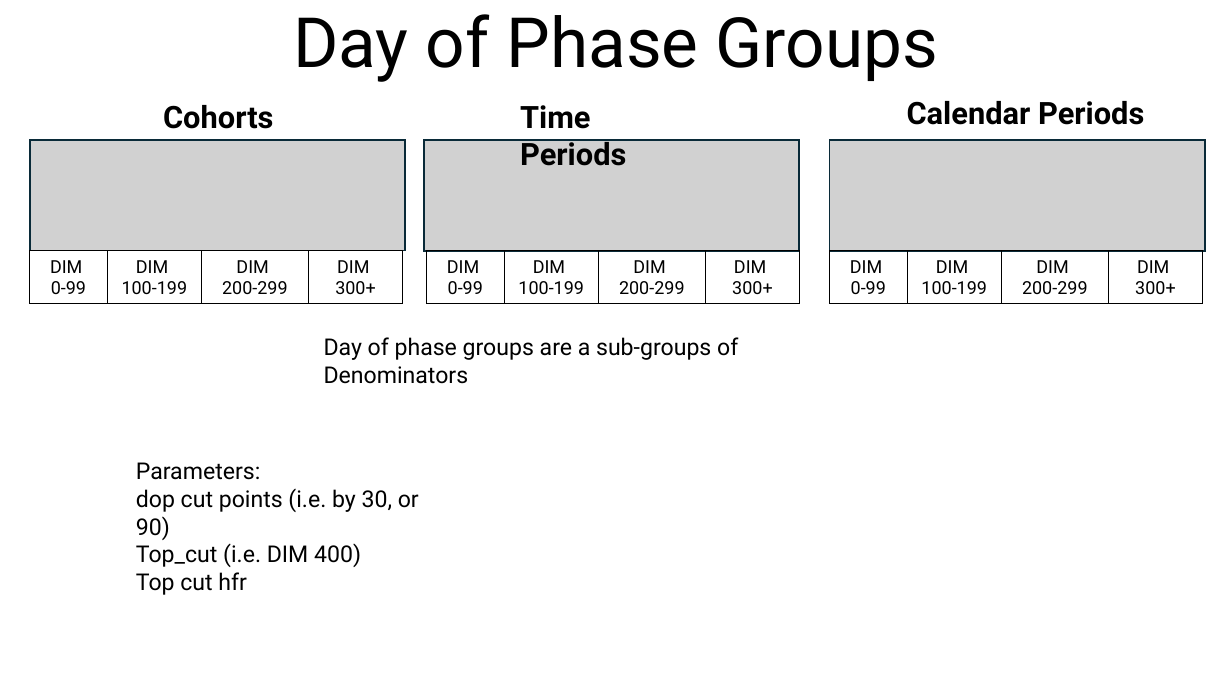
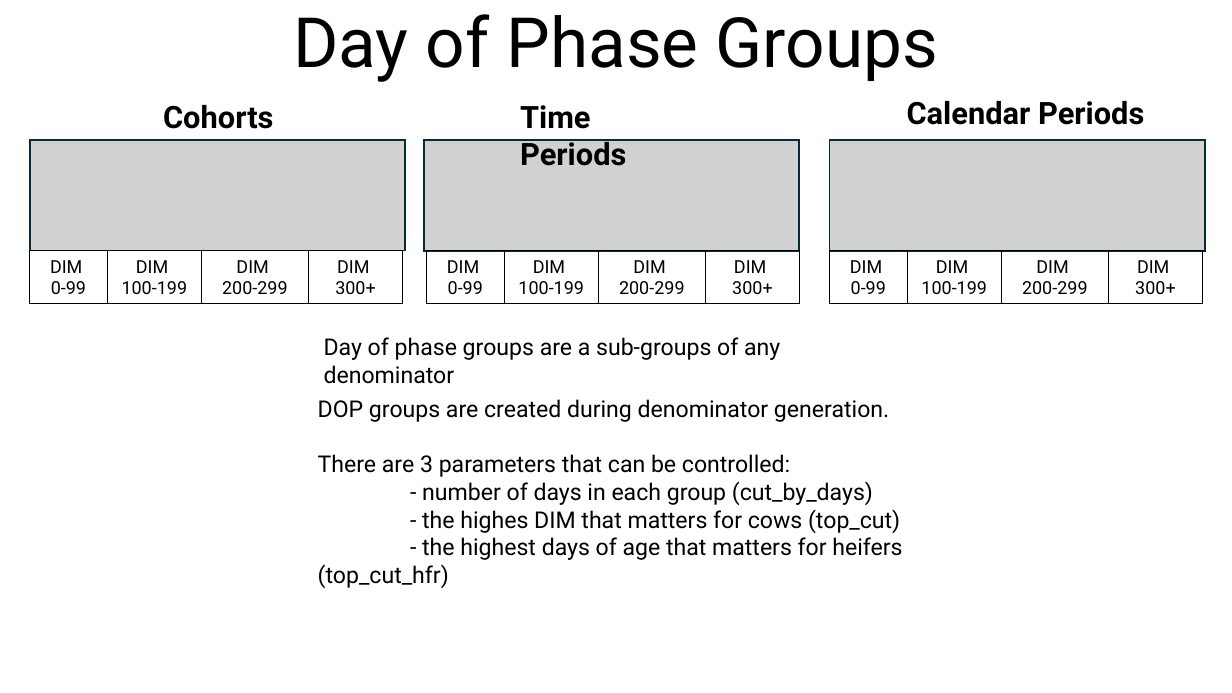
Before and after one commit to LivestockVeterinaryResources/2025_fall_posit_course, a slide deck: slide 2 of resources/Denominator Styles.pptm. Drawn at 1232x693 pixels with LibreOffice and Linux fonts; fonts in the diff are those of the drawing. Boxes give left, top, right and bottom in pixels: in the first picture for what was removed or moved away, otherwise in the second. Text is boxed around its words. In the diff, an @@ line names an element or a change of style, - is before the commit and + after.

```diff
--- a/resources/Denominator Styles.pptm
+++ b/resources/Denominator Styles.pptm
@@ text at box(324, 337, 780, 360): text changed @@
-Day of phase groups are a sub-groups of Denominators
+Day of phase groups are a sub-groups of any denominator
@@ text added at box(318, 399, 902, 560), 18 pt, text #000000 @@
+DOP groups are created during denominator generation.
+There are 3 parameters that can be controlled:
+- number of days in each group (cut_by_days)
+- the highes DIM that matters for cows (top_cut)
+- the highest days of age that matters for heifers (top_cut_hfr)
@@ text removed at box(136, 462, 419, 595) @@
-Parameters:
-dop cut points (i.e. by 30, or 90)
-Top_cut (i.e. DIM 400)
-Top cut hfr
```
Also in this commit, not shown: 1 slide added, 2 other files.
